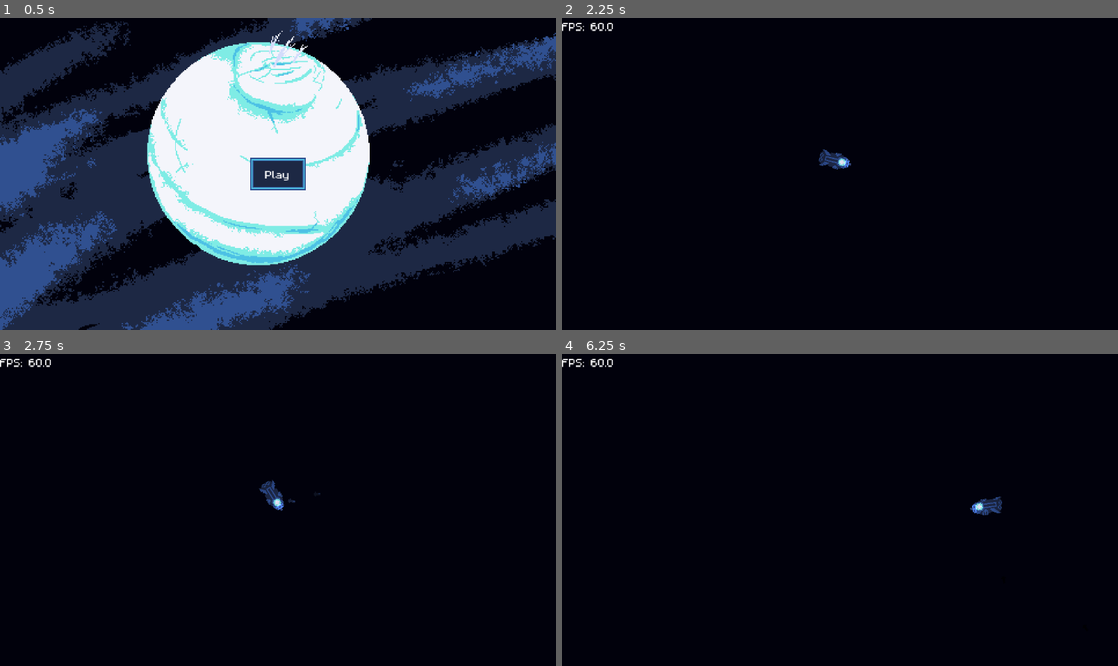
Above: before the commit, frames 1-4 (two rows, left to right).
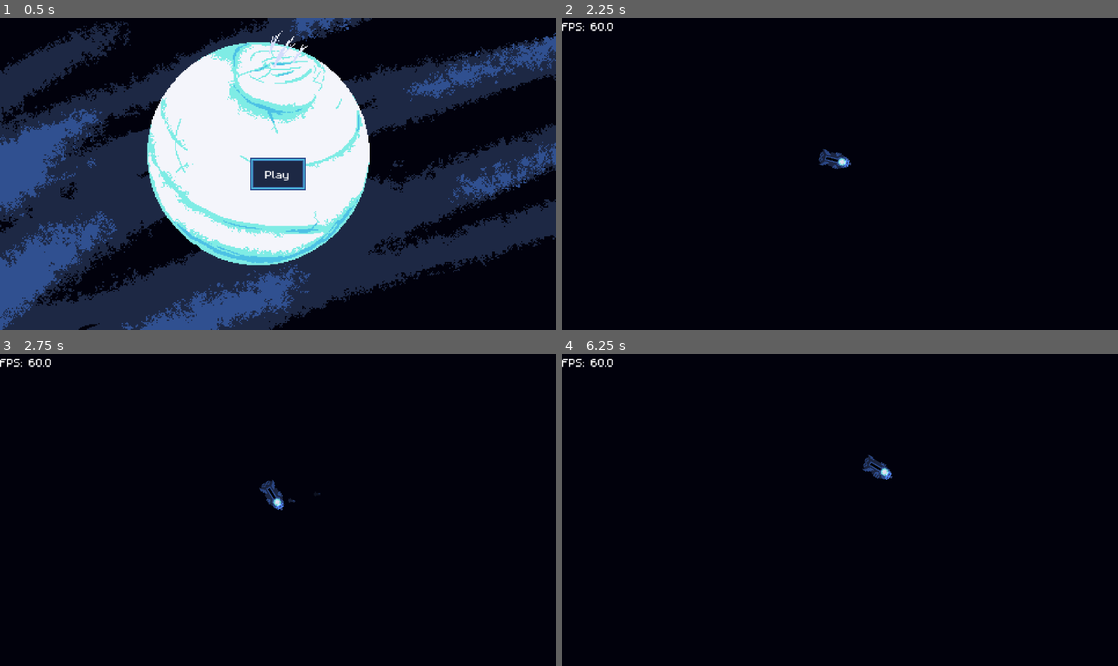
Above: after the commit, the same moments.

Repository: austingwatson/Depths
Game: Godot game, scene res://scenes/title_screen.tscn
The game is run twice, just before and just after one commit, with the same random seed, the same clock (stepped at 60 frames per second) and the same inputs.
Inputs (mouse positions are in pixels of both pictures, inside the frame that each line leads up to):
- Up to frame 1 (0.5 s): no input
- Up to frame 2 (2.25 s): click "Play" at 0.5 s; move the mouse to (962, 158) at 1.27 s; hold Space (thrust) 1.28-2.03 s; hold Right mouse button (rotate) 1.28-2.03 s; click (962, 158) at 1.55 s; move the mouse to (728, 189) at 2.02 s; click (728, 189) at 2.1 s
- Up to frame 3 (2.75 s): right-click (166, 525) at 2.3 s
- Up to frame 4 (6.25 s): tap Enter at 2.75 s; move the mouse to (895, 441) at 2.77 s; hold Right mouse button (rotate) 2.78-3.53 s; hold Space (thrust) 2.78-4.28 s; click (895, 441) at 3.05 s; move the mouse to (812, 572) at 3.52 s; click (812, 572) at 3.6 s; right-click (812, 572) at 3.8 s; move the mouse to (1006, 556) at 4.27 s; hold Right mouse button (rotate) 4.28-5.03 s; click (1006, 556) at 4.55 s; move the mouse to (673, 463) at 5.02 s; click (673, 463) at 5.1 s; right-click (673, 463) at 5.3 s; tap Space (thrust) at 5.75 s; move the mouse to (867, 510) at 5.77 s; hold Right mouse button (rotate) from 5.78 s (still down); click (867, 510) at 6.05 s

Frame 1 is identical in both runs. In frame 2, less than 0.1% of the frame differs, in the area x 46-52%, y 42-49%; in frame 3, less than 0.1%; in frame 4, 0.5%, in the area x 54-80%, y 32-52%.

Commit message:
added energy

Diff:
--- a/scenes/component/energy.tscn
+++ b/scenes/component/energy.tscn
@@ -5,7 +5,13 @@
 [node name="Energy" type="Node"]
 script = ExtResource("1_xe087")
 
-[node name="StartCharge" type="Timer" parent="."]
+[node name="Refill" type="Timer" parent="."]
+wait_time = 0.05
 autostart = true
 
-[connection signal="timeout" from="StartCharge" to="." method="_on_start_charge_timeout"]
+[node name="PowerOff" type="Timer" parent="."]
+wait_time = 2.5
+one_shot = true
+
+[connection signal="timeout" from="Refill" to="." method="_on_refill_timeout"]
+[connection signal="timeout" from="PowerOff" to="." method="_on_power_off_timeout"]
--- a/scenes/entity/actor/player.tscn
+++ b/scenes/entity/actor/player.tscn
@@ -34,7 +34,8 @@
 forward_texture = SubResource("AtlasTexture_8l8co")
 left_texture = SubResource("AtlasTexture_eybgf")
 right_texture = SubResource("AtlasTexture_b81v7")
-weapon_energy = 1
+weapon_energy = 25.0
+thrust_energy = 2.0
 
 [node name="Movement" parent="." node_paths=PackedStringArray("entity") instance=ExtResource("2_f6cxi")]
 entity = NodePath("..")
@@ -44,9 +45,9 @@
 rotation_speed = 5.0
 
 [node name="Energy" parent="." instance=ExtResource("3_v7w8l")]
-max_energy = 10.0
-energy = 10.0
-start_charge_time = 2.5
+max_energy = 100.0
+energy = 100.0
+passive_refill = 1.0
 
 [node name="Sprite2D" type="Sprite2D" parent="."]
 texture = SubResource("AtlasTexture_18kca")
@@ -78,5 +79,33 @@
 scale = Vector2(0.5, 0.5)
 texture = ExtResource("6_owhjy")
 
+[node name="EnergyAmount" type="Line2D" parent="."]
+points = PackedVector2Array(-8, 0, 2, 0)
+width = 2.0
+default_color = Color(0, 0, 0, 1)
+
+[node name="EmergencyLight" type="PointLight2D" parent="."]
+visible = false
+color = Color(0.8, 0.192157, 0.211765, 1)
+energy = 0.5
+texture = ExtResource("6_18kca")
+texture_scale = 0.25
+
+[node name="Test" type="Sprite2D" parent="EmergencyLight"]
+visible = false
+scale = Vector2(0.5, 0.5)
+texture = ExtResource("5_f6cxi")
+
+[node name="Thrusting" type="Timer" parent="."]
+wait_time = 0.05
+autostart = true
+
+[node name="Flicker" type="Timer" parent="."]
+wait_time = 0.25
+
+[connection signal="charging" from="Energy" to="." method="_on_energy_charging"]
 [connection signal="energy_changed" from="Energy" to="." method="_on_energy_energy_changed"]
+[connection signal="no_energy" from="Energy" to="." method="_on_energy_no_energy"]
 [connection signal="hurt" from="HurtBox" to="." method="_on_hurt_box_hurt"]
+[connection signal="timeout" from="Thrusting" to="." method="_on_thrusting_timeout"]
+[connection signal="timeout" from="Flicker" to="." method="_on_flicker_timeout"]
--- a/scenes/entity/projectile/laser.tscn
+++ b/scenes/entity/projectile/laser.tscn
@@ -1,16 +1,15 @@
-[gd_scene load_steps=2 format=3 uid="uid://crdm18jlukj0n"]
+[gd_scene load_steps=2 format=3 uid="uid://c0myi78am28kh"]
 
-[ext_resource type="Script" uid="uid://b477sas6o4vbd" path="res://scripts/entity/projectile/laser.gd" id="1_t1e12"]
+[ext_resource type="Script" uid="uid://dekh0t6tc6akx" path="res://scripts/entity/projectile/laser.gd" id="1_t1e12"]
 
-[node name="Laser" type="Node2D"]
+[node name="Laser" type="RayCast2D"]
+target_position = Vector2(1000, 0)
 script = ExtResource("1_t1e12")
 
 [node name="Line2D" type="Line2D" parent="."]
-points = PackedVector2Array(0, 0, 50, 0)
-width = 2.0
+points = PackedVector2Array(0, 0, 1000, 0)
+width = 0.0
+default_color = Color(0.8, 0.192157, 0.211765, 1)
 
-[node name="RayCast2D" type="RayCast2D" parent="."]
-collision_mask = 12
-hit_from_inside = true
-collide_with_areas = true
-collide_with_bodies = false
+[node name="CPUParticles2D" type="CPUParticles2D" parent="."]
+visible = false
--- a/scripts/component/energy.gd
+++ b/scripts/component/energy.gd
@@ -2,28 +2,38 @@
 extends Node
 
 signal energy_changed(max_energy: float, energy: float)
+signal no_energy
+signal charging
 
+@export var infinite_energy := false
 @export var max_energy: float
 @export var energy: float
-@export var start_charge_time: float
-@export var charge_time: Array[float]
-@onready var start_charge := $StartCharge
-
-
-func _ready() -> void:
-	start_charge.wait_time = start_charge_time
-
-
-func has_energy(_needed: float) -> bool:
-	return true
-	#return needed <= energy
+@export var passive_refill: float
+@onready var refill := $Refill
+@onready var power_off := $PowerOff
+var stop_refill := false
 
 
 func use_energy(amount: float) -> void:
+	if infinite_energy:
+		return
+
 	energy -= amount
+	if energy <= 0.0:
+		energy = 0.0
+		refill.stop()
+		power_off.start()
+		no_energy.emit()
 	energy_changed.emit(max_energy, energy)
-	start_charge.start()
 
 
-func _on_start_charge_timeout() -> void:
-	pass # Replace with function body.
+func _on_refill_timeout() -> void:
+	var old_energy := energy
+	energy = min(energy + passive_refill, max_energy)
+	if energy != old_energy:
+		energy_changed.emit(max_energy, energy)
+
+
+func _on_power_off_timeout() -> void:
+	refill.start()
+	charging.emit()
--- a/scripts/entity/actor/player.gd
+++ b/scripts/entity/actor/player.gd
@@ -5,38 +5,64 @@
 @export var forward_texture: Texture2D
 @export var left_texture: Texture2D
 @export var right_texture: Texture2D
-@export var weapon_energy: int
+@export var weapon_energy: float
+@export var thrust_energy: float
 @onready var movement := $Movement
 @onready var energy := $Energy
 @onready var sprite := $Sprite2D
+@onready var energy_amount := $EnergyAmount
+@onready var radius_light := $RadiusLight
+@onready var forward_light := $ForwardLight
+@onready var emergency_light := $EmergencyLight
+@onready var thrusting := $Thrusting
+@onready var flicker := $Flicker
+var no_power := false
+
+
+func _ready() -> void:
+	thrusting.paused = true
 
 
 func _unhandled_input(_event: InputEvent) -> void:
-	if Input.is_action_just_pressed("shoot") and energy.has_energy(weapon_energy):
+	if no_power:
+		return
+
+	if Input.is_action_just_pressed("shoot"):
 		var direction := Vector2.RIGHT.rotated(rotation)
 		ProjectileManager.add_friendly_torpedo(global_position, direction, rotation, 1)
 		energy.use_energy(weapon_energy)
 
 
 func _physics_process(delta: float) -> void:
+	var direction := Vector2.RIGHT.rotated(rotation)
+
+	if no_power:
+		movement.stop(direction, delta)
+		return
+
 	if Input.is_action_pressed("rotate"):
 		var dir: float = movement.turn(get_global_mouse_position(), delta)
 		if dir < -1.0 || dir > 1.0:
 			dir *= -1
 		if dir < -rotation_threshold:
 			sprite.texture = right_texture
+			energy_amount.position = Vector2(0.0, 1.0)
 		elif dir > rotation_threshold:
 			sprite.texture = left_texture
+			energy_amount.position = Vector2(0.0, -1.0)
 		else:
 			sprite.texture = forward_texture
+			energy_amount.position = Vector2(0.0, 0.0)
 	else:
 		sprite.texture = forward_texture
+		energy_amount.position = Vector2(0.0, 0.0)
 
-	var direction := Vector2.RIGHT.rotated(rotation)
 	if Input.is_action_pressed("thrust"):
 		movement.move(direction, delta)
+		thrusting.paused = false
 	else:
 		movement.stop(direction, delta)
+		thrusting.paused = true
 
 
 func _on_hurt_box_hurt(max_health: int, health: int) -> void:
@@ -45,3 +71,29 @@
 
 func _on_energy_energy_changed(max_energy: float, energy: float) -> void:
 	print(energy, "/", max_energy)
+
+
+func _on_energy_no_energy() -> void:
+	no_power = true
+	radius_light.visible = false
+	forward_light.visible = false
+	#emergency_light.visible = true
+	thrusting.paused = true
+	flicker.start()
+
+
+func _on_energy_charging() -> void:
+	no_power = false
+	radius_light.visible = true
+	forward_light.visible = true
+	emergency_light.visible = false
+	thrusting.paused = false
+	flicker.stop()
+
+
+func _on_thrusting_timeout() -> void:
+	energy.use_energy(thrust_energy)
+
+
+func _on_flicker_timeout() -> void:
+	emergency_light.visible = not emergency_light.visible
--- a/scripts/entity/projectile/laser.gd
+++ b/scripts/entity/projectile/laser.gd
@@ -1,20 +1,40 @@
 class_name Laser
-extends Node2D
+extends RayCast2D
 
-@export var distance: float
 @onready var line := $Line2D
-@onready var ray_cast := $RayCast2D
+var is_casting:
+	get:
+		return is_casting
+	set(value):
+		is_casting = value
+		set_physics_process(is_casting)
+
+		if is_casting:
+			appear()
+		else:
+			disappear()
 
 
 func _ready() -> void:
-	line.points[1] = Vector2(distance, 0.0)
-	ray_cast.target_position = Vector2(distance, 0.0)
+	set_physics_process(false)
 
 
-func fire(global_position: Vector2, direction: Vector2) -> void:
-	#rotation = self.global_position.direction_to(direction).angle()
-	#ray_cast.target_position = direction
-	#ray_cast.target_position = direction * distance
-	ray_cast.force_raycast_update()
-	if ray_cast.is_colliding():
-		print(ray_cast.get_collider())
+func _physics_process(_delta: float) -> void:
+	force_raycast_update()
+
+	var cast_point := Vector2(1000.0, 0.0)
+	if is_colliding():
+		print("is_colliding")
+		cast_point = to_local(get_collision_point())
+
+	line.points[1] = cast_point
+
+
+func appear() -> void:
+	var tween := create_tween()
+	tween.tween_property(line, "width", 10.0, 0.2).set_trans(Tween.TRANS_SINE).set_ease(Tween.EASE_IN_OUT)
+
+
+func disappear() -> void:
+	var tween := create_tween()
+	tween.tween_property(line, "width", 0.0, 0.2).set_trans(Tween.TRANS_SINE).set_ease(Tween.EASE_IN_OUT)
Renamed: assets/textures/effects/test_light.png -> assets/textures/test/test_light.png
Not shown, changed: assets/textures/test/test_light.png.import
Not shown, changed: scripts/entity/projectile/laser.gd.uid
